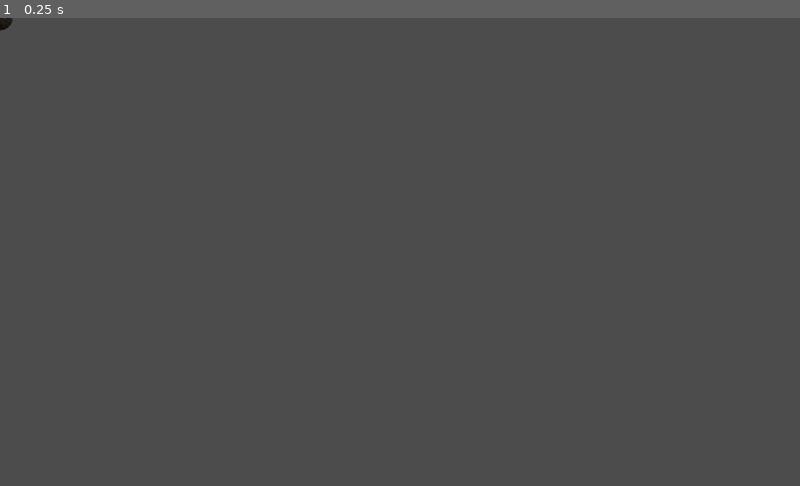
Above: before the commit, frame 1.
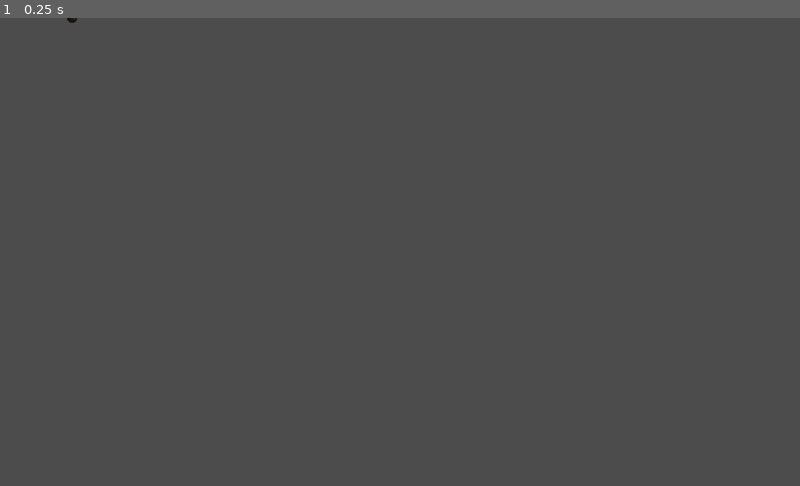
Above: after the commit, the same moment.

Repository: jacygao/chaoticwaters
Game: Godot game, scene res://CannonBall.tscn
The game is run twice, just before and just after one commit, with the same random seed, the same clock (stepped at 60 frames per second) and the same inputs. This scene is started directly instead of the project's main scene.
Inputs:
- Up to frame 1 (0.25 s): no input

The runs differ from the first frame. In frame 1, less than 0.1% of the frame differs, in the area x 0-10%, y 0-3%.

Commit message:
a cannon ball is now shot towards enermy when firing

Diff:
--- a/CannonBall.gd
+++ b/CannonBall.gd
@@ -1,16 +1,16 @@
 extends RigidBody2D
 
+export var speed = 400
 
-# Declare member variables here. Examples:
-# var a = 2
-# var b = "text"
-
+var fire_rotation = 0
 
 # Called when the node enters the scene tree for the first time.
 func _ready():
-	# turn off gravity
 	gravity_scale = 0
+	apply_impulse(Vector2(), Vector2(speed, 0).rotated(fire_rotation))
 
+func init(r):
+	fire_rotation = r
 
 # Called every frame. 'delta' is the elapsed time since the previous frame.
 #func _process(delta):
--- a/CannonBall.tscn
+++ b/CannonBall.tscn
@@ -4,13 +4,13 @@
 [ext_resource path="res://CannonBall.gd" type="Script" id=2]
 
 [sub_resource type="CircleShape2D" id=1]
-radius = 16.2722
+radius = 6.54325
 
 [node name="CannonBall" type="RigidBody2D"]
 script = ExtResource( 2 )
 
 [node name="Sprite" type="Sprite" parent="."]
-scale = Vector2( 0.05, 0.05 )
+scale = Vector2( 0.02, 0.02 )
 texture = ExtResource( 1 )
 
 [node name="Body" type="CollisionShape2D" parent="."]
--- a/PlayerBoat.gd
+++ b/PlayerBoat.gd
@@ -24,12 +24,14 @@
 # Add this variable to hold the clicked position.
 var target = Vector2()
 
+var cannon_ball = preload("res://CannonBall.tscn")
 
 # Called when the node enters the scene tree for the first time.
 func _ready():
 	screen_size = $Camera2D.position
 	target = $Camera2D.position
 	$AnimatedSprite.modulate.a
+	$CannonBall/Body
 
 # Change the target whenever a touch event happens.
 func _input(event):
@@ -64,7 +66,7 @@
 		$AnimatedSprite.scale = Vector2(1.3, 1.3)
 		$Body.rotation_degrees = 90
 		$Body.position.y = 30
-		$Cannon.position.y = 45
+		$Cannon.position.y = 30
 		if velocity.x > 0:
 			$Body.position.x = -10
 			$Cannon.position.x = -30
@@ -93,18 +95,25 @@
 		var north_collider = $ShootRayNorth.get_collider()
 		if north_collider.get_class() == "KinematicBody2D":
 			if is_in_range(north_collider):
-					fire(north_collider)
+				fire(north_collider)
 
 # Fires cannon balls
 func fire(vec):
 	if fire_state == ready:
 		$Cannon.set_emitting(true)
+		fire_animate(vec)
 		vec.call("hit", fire_damage)
 		fire_state = reloading
 		$FireReloadTimer.start()
 
-func fire_animate():
-	pass
+# Fires an animated cannon ball at enermy
+func fire_animate(vec):
+	var cannon_ball_ins = cannon_ball.instance()
+	$GunAngle.rotation = (vec.position - position).angle()
+	print($GunAngle.rotation)
+	cannon_ball_ins.position = $GunAngle/GunPos.get_global_position()
+	cannon_ball_ins.init(cannon_ball_ins.get_angle_to(vec.position))
+	get_parent().add_child(cannon_ball_ins)
 
 func is_target_top(vec):
 	return position.y > vec.y
--- a/PlayerBoat.tscn
+++ b/PlayerBoat.tscn
@@ -16,42 +16,42 @@
 [sub_resource type="AtlasTexture" id=1]
 flags = 4
 atlas = ExtResource( 1 )
-region = Rect2( 0, 164, 122, 164 )
+region = Rect2( 0, 328, 122, 164 )
 
 [sub_resource type="AtlasTexture" id=2]
 flags = 4
 atlas = ExtResource( 1 )
-region = Rect2( 122, 164, 122, 164 )
+region = Rect2( 122, 328, 122, 164 )
 
 [sub_resource type="AtlasTexture" id=3]
 flags = 4
 atlas = ExtResource( 1 )
-region = Rect2( 244, 164, 122, 164 )
+region = Rect2( 244, 328, 122, 164 )
 
 [sub_resource type="AtlasTexture" id=4]
 flags = 4
 atlas = ExtResource( 1 )
-region = Rect2( 366, 164, 122, 164 )
+region = Rect2( 366, 328, 122, 164 )
 
 [sub_resource type="AtlasTexture" id=5]
 flags = 4
 atlas = ExtResource( 1 )
-region = Rect2( 0, 328, 122, 164 )
+region = Rect2( 0, 164, 122, 164 )
 
 [sub_resource type="AtlasTexture" id=6]
 flags = 4
 atlas = ExtResource( 1 )
-region = Rect2( 122, 328, 122, 164 )
+region = Rect2( 122, 164, 122, 164 )
 
 [sub_resource type="AtlasTexture" id=7]
 flags = 4
 atlas = ExtResource( 1 )
-region = Rect2( 244, 328, 122, 164 )
+region = Rect2( 244, 164, 122, 164 )
 
 [sub_resource type="AtlasTexture" id=8]
 flags = 4
 atlas = ExtResource( 1 )
-region = Rect2( 366, 328, 122, 164 )
+region = Rect2( 366, 164, 122, 164 )
 
 [sub_resource type="AtlasTexture" id=9]
 flags = 4
@@ -97,12 +97,12 @@
 animations = [ {
 "frames": [ SubResource( 1 ), SubResource( 2 ), SubResource( 3 ), SubResource( 4 ) ],
 "loop": true,
-"name": "left",
+"name": "right",
 "speed": 2.0
 }, {
 "frames": [ SubResource( 5 ), SubResource( 6 ), SubResource( 7 ), SubResource( 8 ) ],
 "loop": true,
-"name": "right",
+"name": "left",
 "speed": 2.0
 }, {
 "frames": [ SubResource( 9 ), SubResource( 10 ), SubResource( 11 ), SubResource( 12 ) ],
@@ -189,4 +189,9 @@
 process_material = SubResource( 19 )
 texture = SubResource( 20 )
 script = ExtResource( 12 )
+
+[node name="GunAngle" type="Position2D" parent="."]
+
+[node name="GunPos" type="Position2D" parent="GunAngle"]
+position = Vector2( 50, 0 )
 [connection signal="timeout" from="FireReloadTimer" to="." method="_on_FireReloadTimer_timeout"]
